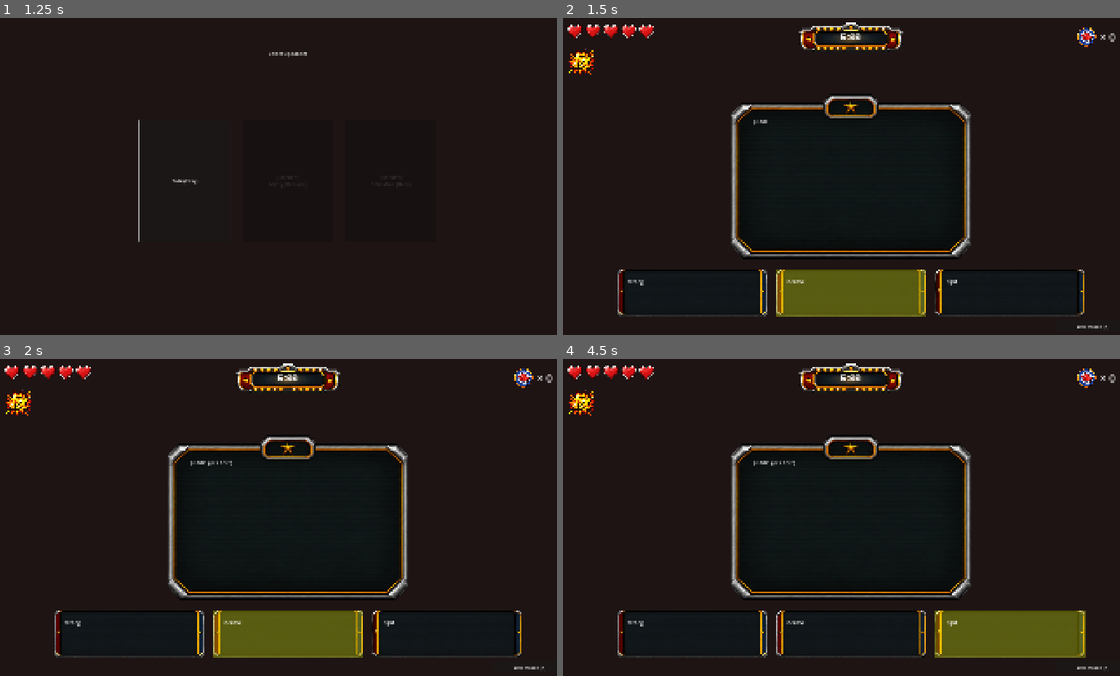
Above: before the commit, frames 1-4 (two rows, left to right).
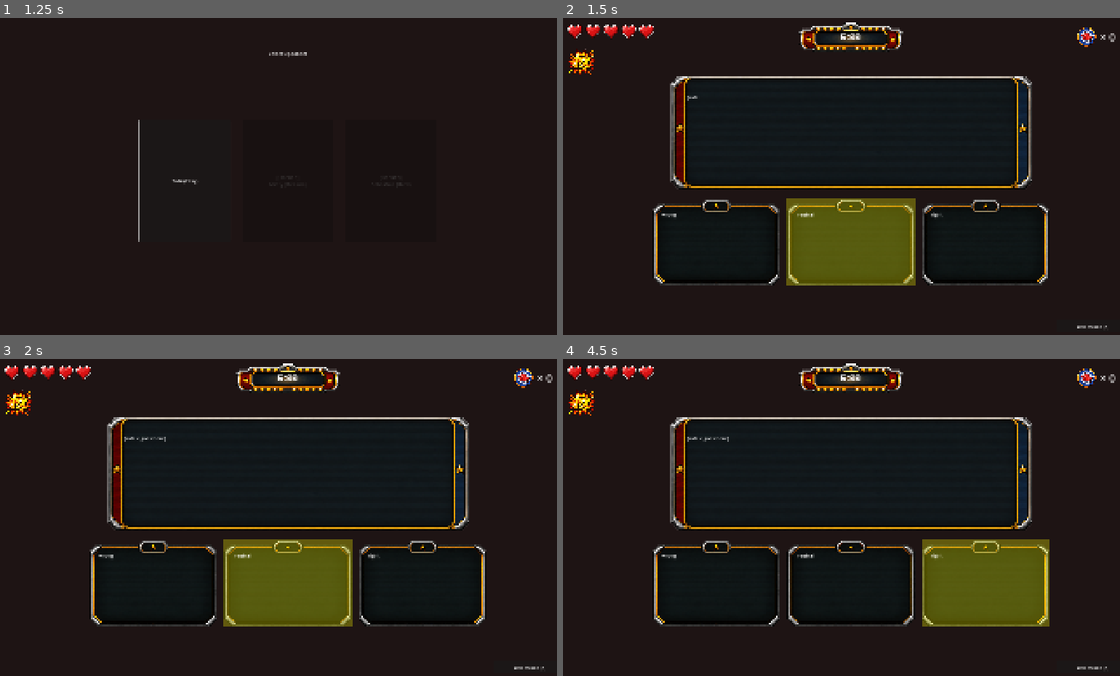
Above: after the commit, the same moments.

Repository: nicholasmejia/love-and-boxing
Game: Godot game, scene res://scenes/title_screen.tscn
Two runs of this game, one before a commit and one after it. Both use one fixed random seed, a clock stepped at 60 frames per second and the inputs below.
Inputs (mouse positions are in pixels of both pictures, inside the frame that each line leads up to):
- Up to frame 1 (1.25 s): click "Start" at 0.5 s
- Up to frame 2 (1.5 s): click "Tofu (Easy)" at 1.25 s
- Up to frame 3 (2 s): no input
- Up to frame 4 (4.5 s): click "End Match (K)" at 2 s; click "Return to Level Select (K)" at 2.75 s; click "Tofu (Easy)" at 3.5 s; tap Enter at 4.25 s; move the mouse to (980, 504) at 4.27 s; hold L (menu_right) from 4.28 s (still down); hold Shift from 4.28 s (still down); click (980, 504) at 4.42 s

Frame 1 is identical in both runs. In frame 2, 16% of the frame differs, in the area x 9-94%, y 18-95%; in frame 3, 16%; in frame 4, 16%.

Commit message:
fix(art): swap riddle_box and answer_box PNGs, resize displays to match
Source files were swapped in storage: the 1682x526 wide banner art
was the intended riddle prompt box (now riddle_box.png), and the
863x589 portrait art was the intended answer card (now answer_box.png).

Resizes:
- RiddleBox PromptBox: 800x546 -> 1200x375 (matches new 3.2:1 aspect)
- AnswerCard: 500x156 -> 420x287 (matches new ~1.47:1 aspect)
- RiddleBox container: 1548x734 -> 1308x694
- Gameplay RiddleBox anchor offsets repositioned to fit new size

Co-Authored-By: Claude Opus 4.7 (1M context) <noreply@anthropic.com>

Diff:
--- a/scenes/gameplay.tscn
+++ b/scenes/gameplay.tscn
@@ -77,10 +77,10 @@
 anchor_top = 0.5
 anchor_right = 0.5
 anchor_bottom = 0.5
-offset_left = -774.0
-offset_top = -287.0
-offset_right = 774.0
-offset_bottom = 447.0
+offset_left = -654.0
+offset_top = -347.0
+offset_right = 654.0
+offset_bottom = 347.0
 grow_horizontal = 2
 grow_vertical = 2
 
--- a/scenes/ui/answer_card.tscn
+++ b/scenes/ui/answer_card.tscn
@@ -4,11 +4,11 @@
 [ext_resource type="Texture2D" path="res://assets/sprites/ui/answer_box.png" id="2_answerbox"]
 
 [node name="AnswerCard" type="Control"]
-custom_minimum_size = Vector2(500, 156)
+custom_minimum_size = Vector2(420, 287)
 layout_mode = 3
 anchors_preset = 0
-offset_right = 500.0
-offset_bottom = 156.0
+offset_right = 420.0
+offset_bottom = 287.0
 script = ExtResource("1_answer")
 
 [node name="Background" type="TextureRect" parent="."]
@@ -40,10 +40,10 @@
 anchor_bottom = 1.0
 grow_horizontal = 2
 grow_vertical = 2
-offset_left = 40.0
-offset_top = 30.0
-offset_right = -40.0
-offset_bottom = -30.0
+offset_left = 30.0
+offset_top = 40.0
+offset_right = -30.0
+offset_bottom = -40.0
 
 [node name="Text" type="RichTextLabel" parent="Stack"]
 layout_mode = 1
--- a/scenes/ui/riddle_box.tscn
+++ b/scenes/ui/riddle_box.tscn
@@ -5,11 +5,11 @@
 [ext_resource type="PackedScene" path="res://scenes/ui/answer_card.tscn" id="3_answer"]
 
 [node name="RiddleBox" type="Control"]
-custom_minimum_size = Vector2(1548, 734)
+custom_minimum_size = Vector2(1308, 694)
 layout_mode = 3
 anchors_preset = 0
-offset_right = 1548.0
-offset_bottom = 734.0
+offset_right = 1308.0
+offset_bottom = 694.0
 script = ExtResource("1_riddle")
 
 [node name="Layout" type="VBoxContainer" parent="."]
@@ -22,7 +22,7 @@
 theme_override_constants/separation = 32
 
 [node name="Body" type="TextureRect" parent="Layout"]
-custom_minimum_size = Vector2(800, 546)
+custom_minimum_size = Vector2(1200, 375)
 layout_mode = 2
 size_flags_horizontal = 4
 size_flags_vertical = 0
@@ -35,10 +35,10 @@
 anchors_preset = 15
 anchor_right = 1.0
 anchor_bottom = 1.0
-offset_left = 80.0
-offset_top = 80.0
-offset_right = -80.0
-offset_bottom = -80.0
+offset_left = 60.0
+offset_top = 60.0
+offset_right = -60.0
+offset_bottom = -60.0
 grow_horizontal = 2
 grow_vertical = 2
 bbcode_enabled = true
@@ -52,10 +52,10 @@
 anchors_preset = 15
 anchor_right = 1.0
 anchor_bottom = 1.0
-offset_left = 80.0
-offset_top = 80.0
-offset_right = -80.0
-offset_bottom = -80.0
+offset_left = 60.0
+offset_top = 60.0
+offset_right = -60.0
+offset_bottom = -60.0
 grow_horizontal = 2
 grow_vertical = 2
 expand_mode = 1
Binary file changed: assets/sprites/ui/answer_box.png
Not shown, added: assets/sprites/ui/answer_box.png.import
Not shown, added: assets/sprites/ui/combo_x1.png.import
Not shown, added: assets/sprites/ui/combo_x2.png.import
Not shown, added: assets/sprites/ui/combo_x3.png.import
Not shown, added: assets/sprites/ui/heart_empty.png.import
Not shown, added: assets/sprites/ui/heart_full.png.import
Not shown, added: assets/sprites/ui/knockdown_icon.png.import
Binary file changed: assets/sprites/ui/riddle_box.png
Not shown, added: assets/sprites/ui/riddle_box.png.import
Not shown, added: assets/sprites/ui/timer_bg.png.import
